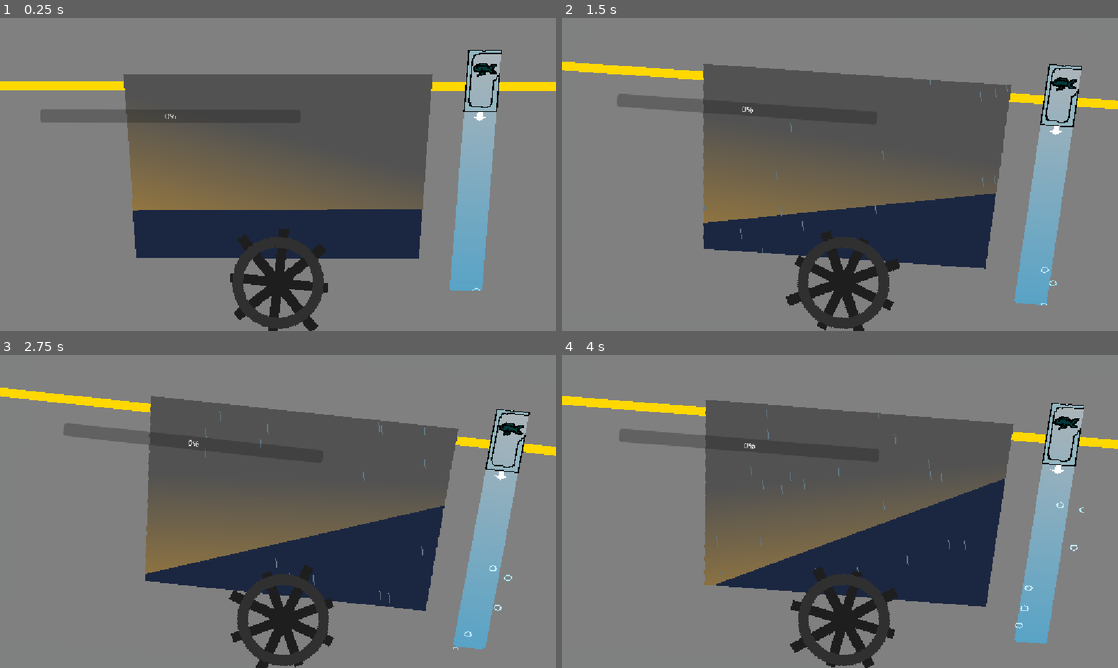
Above: before the commit, frames 1-4 (two rows, left to right).
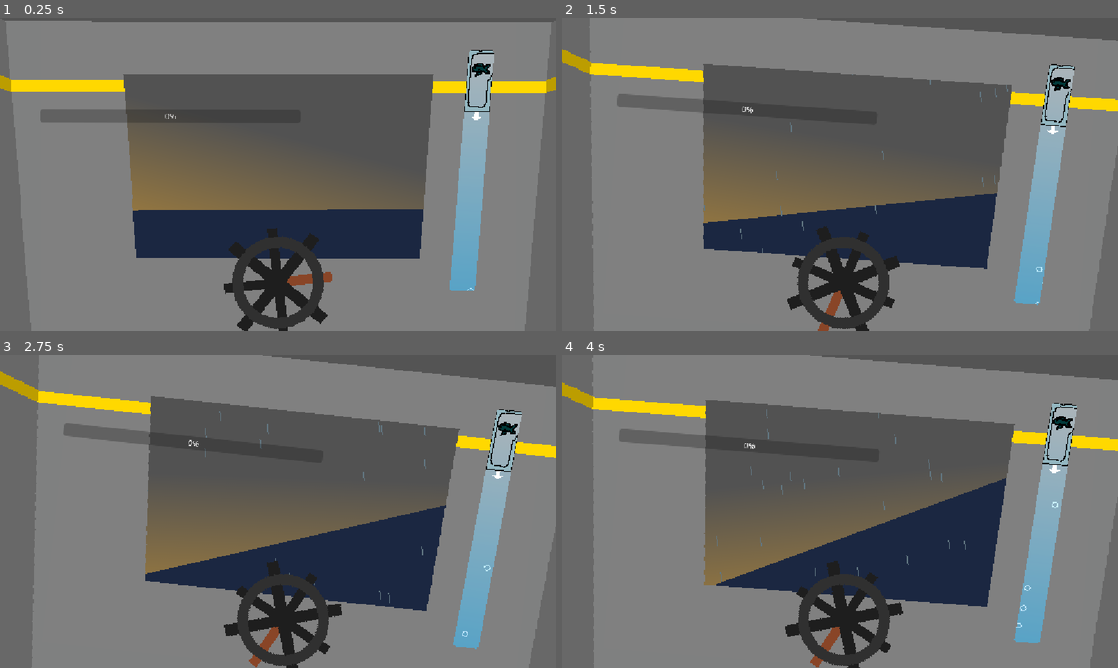
Above: after the commit, the same moments.

Repository: apia46/fish-game
Game: Godot game, scene res://scenes/level_1.tscn
Same seed, same stepped clock (60 frames per second), same inputs: the game is played once before the commit and once after it. This scene is started directly instead of the project's main scene.
Inputs (mouse positions are in pixels of both pictures, inside the frame that each line leads up to):
- Up to frame 1 (0.25 s): no input
- Up to frame 2 (1.5 s): tap Enter at 0.5 s; move the mouse to (962, 158) at 0.52 s; tap Space at 0.6, 0.77, 1.07, 1.35 s; click (962, 158) at 0.67 s; move the mouse to (728, 190) at 1.27 s; click (728, 190) at 1.42 s
- Up to frame 3 (2.75 s): tap Space at 1.52, 1.82, 2.1 s; move the mouse to (333, 442) at 2.02 s; click (333, 442) at 2.17 s
- Up to frame 4 (4 s): move the mouse to (812, 574) at 2.77 s; tap Space at 2.85, 3.02, 3.32, 3.6, 3.77 s; click (812, 574) at 2.92 s; move the mouse to (1006, 558) at 3.52 s; click (1006, 558) at 3.67 s

The runs differ from the first frame. In frame 1, 5.1% of the frame differs, in the area x 0-100%, y 0-100%; in frame 2, 4.7%; in frame 3, 6.3%; in frame 4, 6.5%.
Error before the commit: Invalid access to property or key 'scene' on a base object of type 'null instance'. (res://scripts/Fish.gd:29)
Error after the commit: Invalid access to property or key 'scene' on a base object of type 'null instance'. (res://scripts/Fish.gd:28)

Commit message:
level 1 fish behaviour

Diff:
--- a/scenes/bar.tscn
+++ b/scenes/bar.tscn
@@ -4,9 +4,6 @@
 [ext_resource type="Script" uid="uid://dmg8lpwf636l1" path="res://scripts/Bar.gd" id="2_efgdo"]
 [ext_resource type="Texture2D" uid="uid://xeca7cxskg84" path="res://assets/bubble.png" id="3_2j1ym"]
 [ext_resource type="PackedScene" uid="uid://bfnvlsuf05tgf" path="res://scenes/player.tscn" id="4_7r073"]
-
-[sub_resource type="StyleBoxTexture" id="StyleBoxTexture_fhoit"]
-texture = ExtResource("1_qdsxc")
 
 [sub_resource type="Gradient" id="Gradient_sao2x"]
 colors = PackedColorArray(0.74, 1, 0.95233333, 1, 1, 1, 1, 1)
@@ -33,11 +30,12 @@
 color_ramp = SubResource("GradientTexture1D_luqre")
 color_initial_ramp = SubResource("GradientTexture1D_sm06w")
 
-[node name="bar" type="Panel" unique_id=418979998]
+[node name="bar" type="TextureRect" unique_id=1740004761]
+clip_children = 2
 clip_contents = true
 offset_right = 48.0
 offset_bottom = 500.0
-theme_override_styles/panel = SubResource("StyleBoxTexture_fhoit")
+texture = ExtResource("1_qdsxc")
 script = ExtResource("2_efgdo")
 
 [node name="bottom" type="Control" parent="." unique_id=220736097]
--- a/scenes/level_1.tscn
+++ b/scenes/level_1.tscn
@@ -91,7 +91,6 @@
 
 [node name="n" type="Node2D" parent="pivot" unique_id=1017569228]
 position = Vector2(536, -536)
-scale = Vector2(1, 0.9999999)
 skew = 0.07853982
 
 [node name="bar" parent="pivot/n" unique_id=418979998 instance=ExtResource("2_hbghi")]
@@ -100,7 +99,7 @@
 offset_top = -45.552155
 offset_right = -96.789764
 offset_bottom = 454.44785
-scale = Vector2(1.4, 1)
+scale = Vector2(1.1, 1)
 
 [node name="fish" parent="pivot/n/bar" unique_id=982120841 instance=ExtResource("3_rus8k")]
 position = Vector2(25.827612, 40.403526)
--- a/scripts/Bar.gd
+++ b/scripts/Bar.gd
@@ -1,4 +1,4 @@
-extends Panel
+extends TextureRect
 class_name Bar
 
 @onready var player:Player = %player
--- a/scripts/Fish.gd
+++ b/scripts/Fish.gd
@@ -20,7 +20,6 @@
 var time:float = 0
 var time_unhooked:float = 0
 var time_hooked:float = 0
-var bonus_progress:float = 0
 var phase:int = 0
 var progress:float = 0
 
@@ -33,6 +32,7 @@
 	position += velocity * delta
 	position.y = clamp(position.y, HALF_HEIGHT, bar.size.y-HALF_HEIGHT)
 	if !has_state(STATE_NONPROGRESS):
+		modulate.a = 1
 		time += delta
 		if touching_player():
 			time_hooked += delta
@@ -40,6 +40,8 @@
 		else:
 			time_unhooked += delta
 			progress -= delta / 40
+	else:
+		modulate.a = 0.5
 	progress = clamp(progress, self.PHASES[phase], 1)
 	level.hud.progress_bar.value = progress
 	if progress >= 1: level.win()
@@ -66,23 +68,31 @@
 	timer.timeout.connect(reciever)
 	return timer
 
-func _create_oneshot_timer(state:int, duration:float, reciever:Callable, type) -> Timer:
+func create_looping_timer_with_id(state:int, duration:float, reciever:Callable) -> Timer:
+	var timer:Timer = _create_timer(state, duration, Timer)
+	var id:int = timers_id_iter - 1
+	timer.timeout.connect(reciever.bind(id))
+	return timer
+
+func _create_oneshot_timer(state:int, duration:float, reciever:Callable, with_id:bool, type) -> Timer:
 	var timer:Timer = _create_timer(state, duration, type)
 	var id:int = timers_id_iter - 1
 	timer.one_shot = true
 	timer.timeout.connect(func() -> void:
-		states.erase(id)
-		timers.erase(id)
-		reciever.call()
-		timer.queue_free()
+		if with_id: reciever.call(id)
+		else: reciever.call()
+		cancel_timer(id)
 	)
 	return timer
 
 func create_oneshot_timer(state:int, duration:float, reciever:Callable) -> Timer:
-	return _create_oneshot_timer(state, duration, reciever, Timer)
+	return _create_oneshot_timer(state, duration, reciever, false, Timer)
+
+func create_oneshot_timer_with_id(state:int, duration:float, reciever:Callable) -> Timer:
+	return _create_oneshot_timer(state, duration, reciever, true, Timer)
 
 func create_oneshot_process_timer(state:int, duration:float, reciever:Callable) -> ProcessTimer:
-	return _create_oneshot_timer(state, duration, reciever, ProcessTimer)
+	return _create_oneshot_timer(state, duration, reciever, false, ProcessTimer)
 
 func has_state(state:int) -> bool: return state in states.values()
 
@@ -93,5 +103,10 @@
 			timers.erase(id)
 			states.erase(id)
 
+func cancel_timer(id:int) -> void:
+	timers[id].queue_free()
+	timers.erase(id)
+	states.erase(id)
+
 @abstract func start() -> void
 @abstract func phase_increased() -> void
--- a/scripts/Game.gd
+++ b/scripts/Game.gd
@@ -9,7 +9,8 @@
 	add_child(scene)
 
 func _start() -> void:
-	scene.start()
+	#scene.start()
+	start_level_1()
 	%startButton.queue_free()
 
 func start_level_1() -> void:
--- a/scripts/Level1.gd
+++ b/scripts/Level1.gd
@@ -15,14 +15,13 @@
 	var add_velocity:float = (%bar.size.y*0.5 - %bar.player.position.y) * 0.025
 	if abs(add_velocity) < 1: add_velocity = 0
 	else: add_velocity -= 1 * sign(add_velocity)
-	print(add_velocity)
 	tilt_velocity += add_velocity * delta
 	tilt += tilt_velocity * delta
 	if abs(tilt) > 10:
 		tilt = 10 * sign(tilt)
 		tilt_velocity = sign(tilt) * -15
 		fail()
-	%wheel.rotation += (add_velocity*4-%wheel.rotation) * delta
+	%wheel.rotation += (add_velocity-%wheel.rotation) * delta * 2
 	%bg_pivot.rotation = tilt * -0.05
 	interior_tilt_velocity += (tilt - interior_tilt) * delta
 	interior_tilt += interior_tilt_velocity * delta
@@ -33,7 +32,8 @@
 	interior_tilt_velocity *= 0.99
 
 func fail() -> void:
-	pass
+	print("FAIL")
+	%bar.fish.progress -= 0.4
 
 func win() -> void:
 	game.win_text.visible = true
--- a/scripts/SharkFish.gd
+++ b/scripts/SharkFish.gd
@@ -2,12 +2,17 @@
 class_name SharkFish
 
 const STATE_TARGET:int = 2
+const STATE_DASH:int = 3
 
 const PHASES:Array[float] = [0, 0.5, 1]
 
 func start() -> void:
 	position.x = bar.size.x/2
 	target()
+	create_looping_timer(STATE_NONE, 0.8, func() -> void:
+		if randf() < 0.4 and !has_state(STATE_DASH) and position.y < bar.size.y*0.75 and position.y > bar.size.y*0.25:
+			dash()
+	)
 
 func target() -> void:
 	var target_timer:ProcessTimer = create_oneshot_process_timer(STATE_TARGET, randf_range(1.5, 2), target)
@@ -15,12 +20,32 @@
 	while !is_target_okay(target_position):
 		target_position.y = randf_range(HALF_HEIGHT,bar.size.y-HALF_HEIGHT)
 	target_timer.process_function = func(delta:float) -> void:
-		velocity += ((target_position-position) - velocity) * delta * 0.8
+		velocity += ((target_position-position) - velocity) * delta * targetting_speed()
 		velocity.x = 0
 
 func is_target_okay(target_position:Vector2) -> bool:
 	var distance_squared:float = target_position.distance_squared_to(position)
 	return distance_squared > 10000
 
+func targetting_speed() -> float:
+	return 0.7 if phase >= 1 else 0.5
+
+func dash() -> void:
+	cancel_timers(STATE_TARGET)
+	var tween:Tween = get_tree().create_tween()
+	tween.tween_property(self, ^"rotation", randf_range(0.4, 1), 0.2).set_ease(Tween.EASE_IN)
+	tween.tween_property(self, ^"rotation", 0, 0.2).set_ease(Tween.EASE_OUT)
+	await get_tree().create_timer(0.3).timeout
+	velocity = sign(velocity) * -200
+
+	create_oneshot_timer(STATE_NONPROGRESS, 0.5, func():
+			create_looping_timer_with_id(STATE_NONPROGRESS, 0.1, func(timer_id:int):
+				if touching_player(): cancel_timer(timer_id)
+			)
+	)
+	var dash_timer:ProcessTimer = create_oneshot_process_timer(STATE_DASH, 1, target)
+	dash_timer.process_function = func(delta:float) -> void:
+		velocity -= sign(velocity) * delta * 80
+
 func phase_increased() -> void:
 	pass
--- a/scripts/TutorialFish.gd
+++ b/scripts/TutorialFish.gd
@@ -7,12 +7,9 @@
 const PHASES:Array[float] = [0, 0.5, 1]
 
 func start() -> void:
-	modulate.a = 0.5
 	position.x = bar.size.x/2
 	create_looping_timer(STATE_NONPROGRESS, 0.1, func() -> void:
-		if touching_player():
-			modulate.a = 1
-			cancel_timers(STATE_NONPROGRESS)
+		if touching_player(): cancel_timers(STATE_NONPROGRESS)
 	)
 	target()
 
Binary file changed: assets/level_1/boat_interior.png
Binary file changed: assets/level_1/wheel.png
